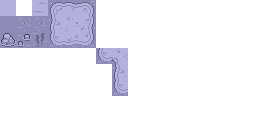
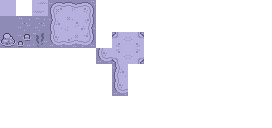
Revision of a layered 272x128 image; what changed, layer by layer:
added layer "Layer 7 copy 2" above "Layer 7 copy" over <box>112,32,128,48</box>
added layer "Layer 7 copy" above "Layer 7" over <box>128,32,144,48</box>
added layer "Layer 7" above "Layer 2 copy" over <box>128,48,144,64</box>
